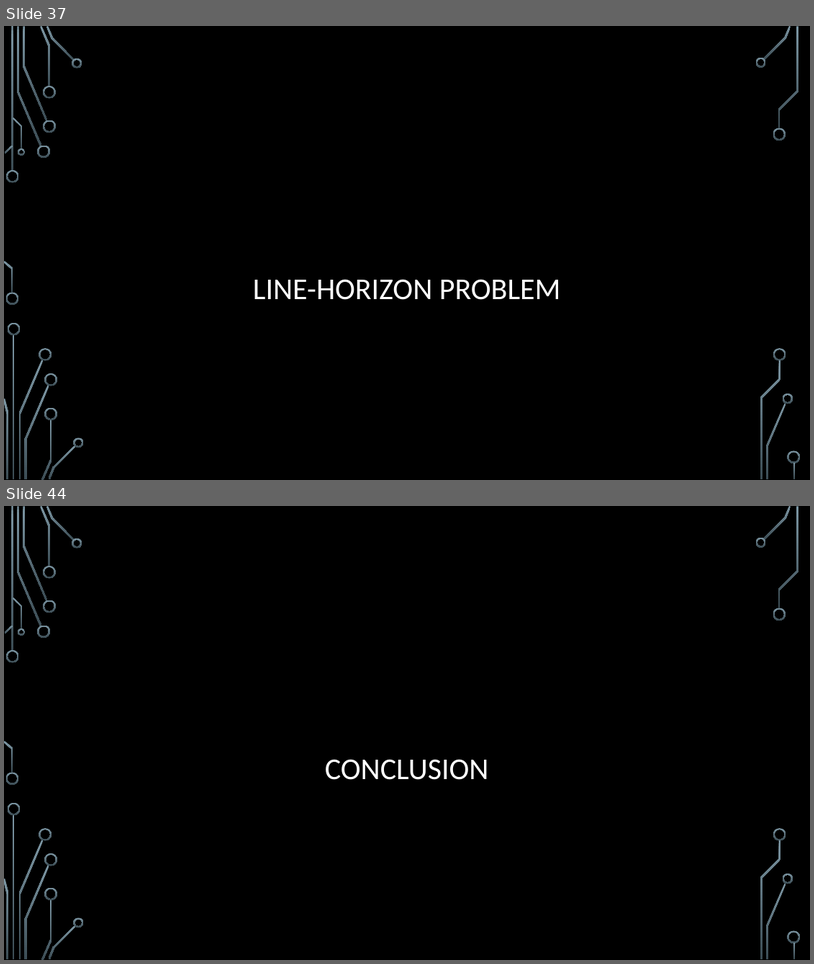
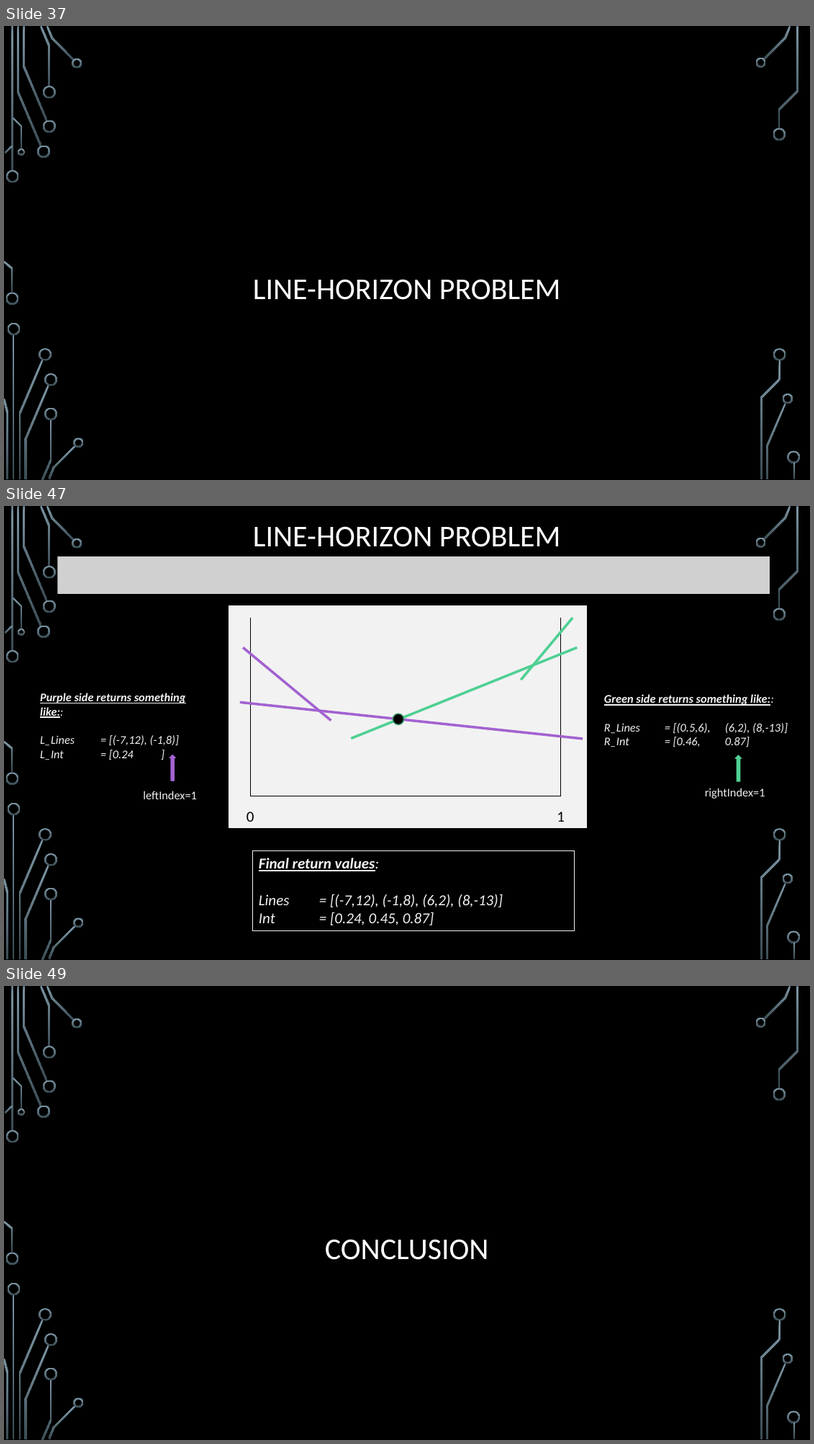
Before and after one commit to janiceeguo/advAlgo, a slide deck: slides/ComputationalGeom-part1-Intersections.pptx. Shown one above the other, each under a label of ours: slides 37 and 44 before the commit, slides 37, 47 and 49 after it; the slides between them are not shown. The pictures are 814x964 and 814x1444 pixels, drawn with LibreOffice and Linux fonts; fonts in the diff are those of the drawing; grey boxes stand for pictures; background and template pictures are left out. Boxes give left, top, right and bottom in pixels: in the first picture for what was removed or moved away, otherwise in the second. Text is boxed around its words. In the diff, an @@ line names an element or a change of style, - is before the commit and + after.

```diff
--- a/slides/ComputationalGeom-part1-Intersections.pptx
+++ b/slides/ComputationalGeom-part1-Intersections.pptx
@@ slide 47 added at bbox=[4, 506, 810, 960], background picture (left out); not listed: 36 template elements that a slide beside it also shows @@
@@ title added at bbox=[253, 526, 561, 547], 36 pt, text #FFFFFF @@
+LINE-HORIZON PROBLEM
@@ picture added at bbox=[58, 557, 771, 595] @@
@@ text added at bbox=[40, 692, 186, 760], 14 pt, text #F2F2F2, italic @@
+Purple side returns something like::
+L_Lines = [(-7,12), (-1,8)]
+L_Int = [0.24 ]
@@ text added at bbox=[604, 694, 788, 747], 14 pt, text #F2F2F2, italic @@
+Green side returns something like::
+R_Lines = [(0.5,6), (6,2), (8,-13)]
+R_Int = [0.46, 0.87]
@@ ellipse added at bbox=[393, 713, 404, 724], fill #000000, outline #3A9A6D 1.25 pt @@
@@ right arrow added at bbox=[167, 754, 178, 782], fill #A262D0, outline #000000 1.25 pt @@
@@ right arrow added at bbox=[733, 754, 744, 782], fill #4FD093, outline #000000 1.25 pt @@
@@ text added at bbox=[143, 790, 197, 799], 14 pt, text #F2F2F2 @@
+leftIndex=1
@@ group added at bbox=[228, 605, 588, 829]: 8 lines, 2 texts, 1 rectangle @@
+0
+1
@@ text added at bbox=[705, 788, 766, 798], 14 pt, text #F2F2F2 @@
+rightIndex=1
@@ rectangle added at bbox=[252, 851, 574, 930], outline #F2F2F2 0.75 pt, 18 pt, text #F2F2F2, italic @@
+Final return values:
+Lines = [(-7,12), (-1,8), (6,2), (8,-13)]
+Int = [0.24, 0.45, 0.87]
@@ what was slide 44 is now slide 49 @@
```
Also in this commit, not shown: 10 other slides added, 6 slides removed, 4 other files.
